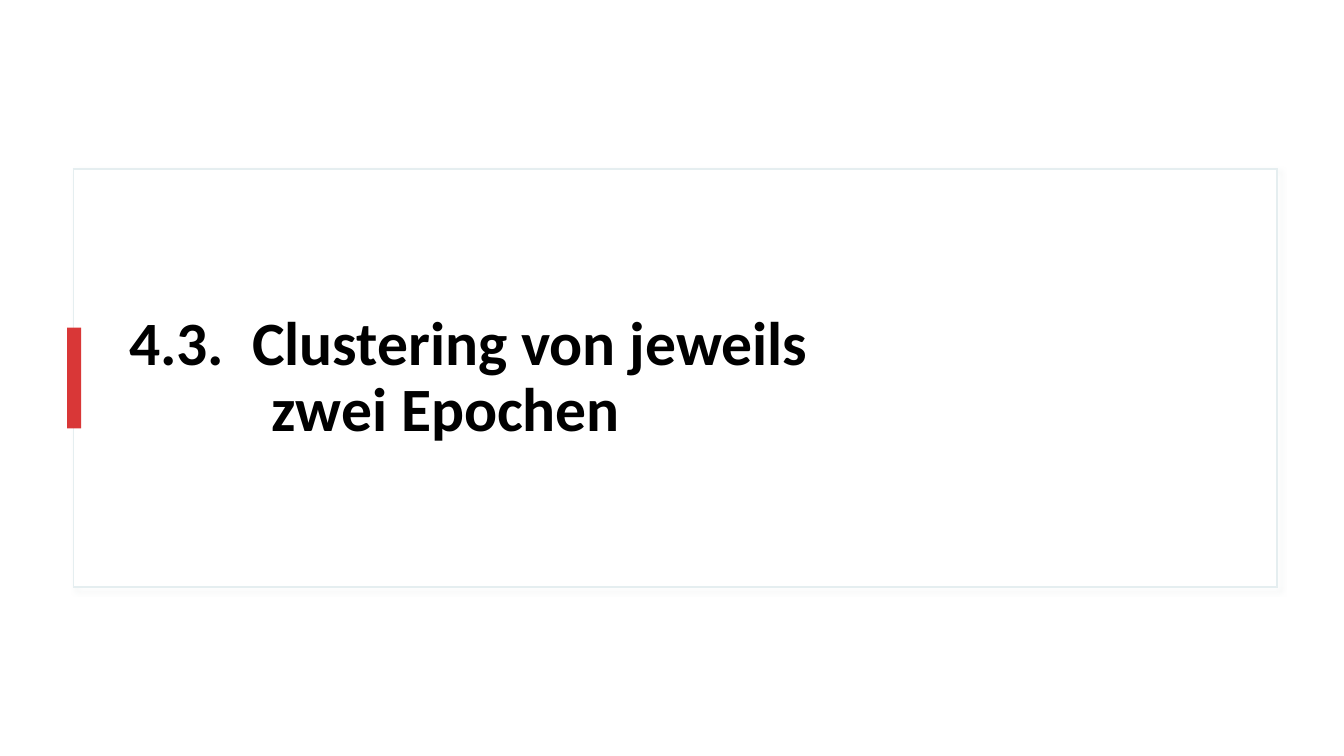
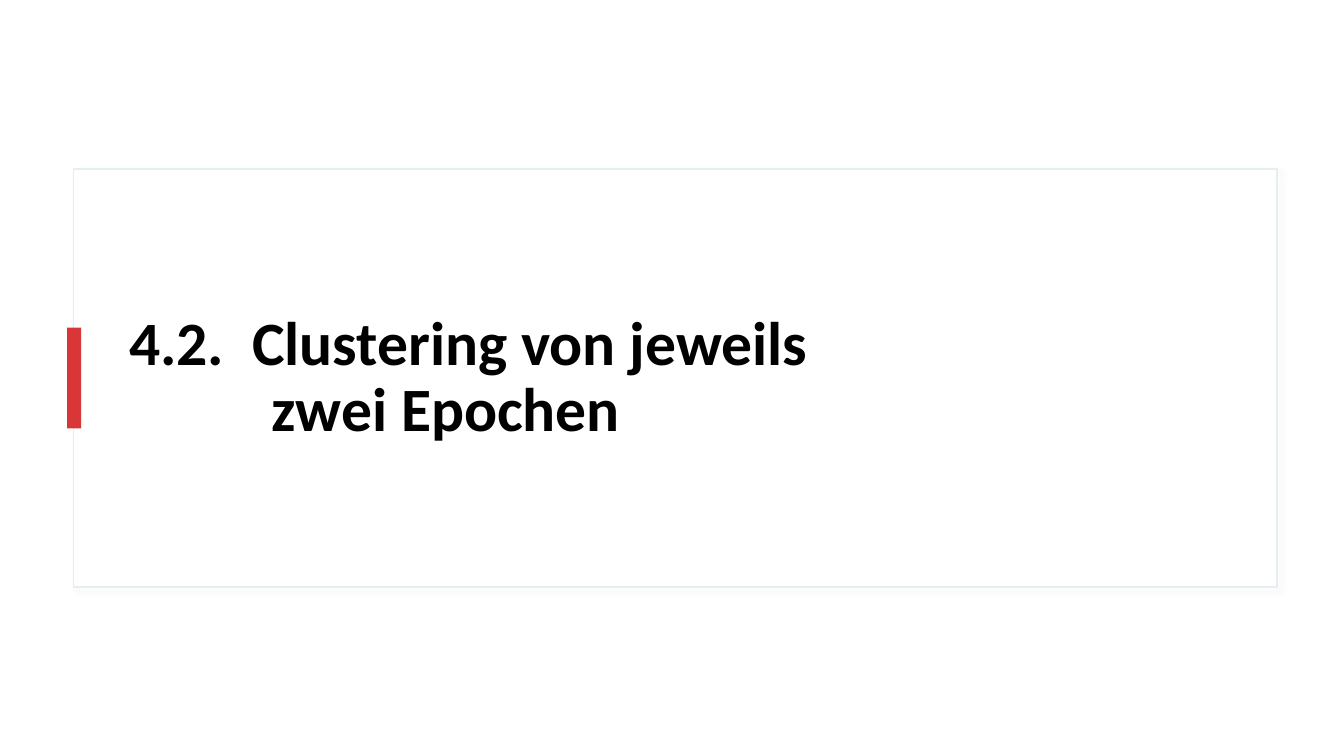
Before and after one commit to realjanpaulus/clusterpoems, a slide deck: slide 21 of presentation/clustering_presentation.pptx (slide 23 before the commit). Drawn at 1344x756 pixels with LibreOffice and Linux fonts; fonts in the diff are those of the drawing. Boxes give left, top, right and bottom in pixels: in the first picture for what was removed or moved away, otherwise in the second. Text is boxed around its words. In the diff, an @@ line names an element or a change of style, - is before the commit and + after.

```diff
--- a/presentation/clustering_presentation.pptx
+++ b/presentation/clustering_presentation.pptx
@@ title at bbox=[129, 321, 808, 441]: text changed @@
-4.3. Clustering von jeweils
-zwei Epochen
+4.2. Clustering von jeweils
+zwei Epochen
```
Also in this commit, not shown: 3 other slides changed, 1 slide removed, 6 other files.
